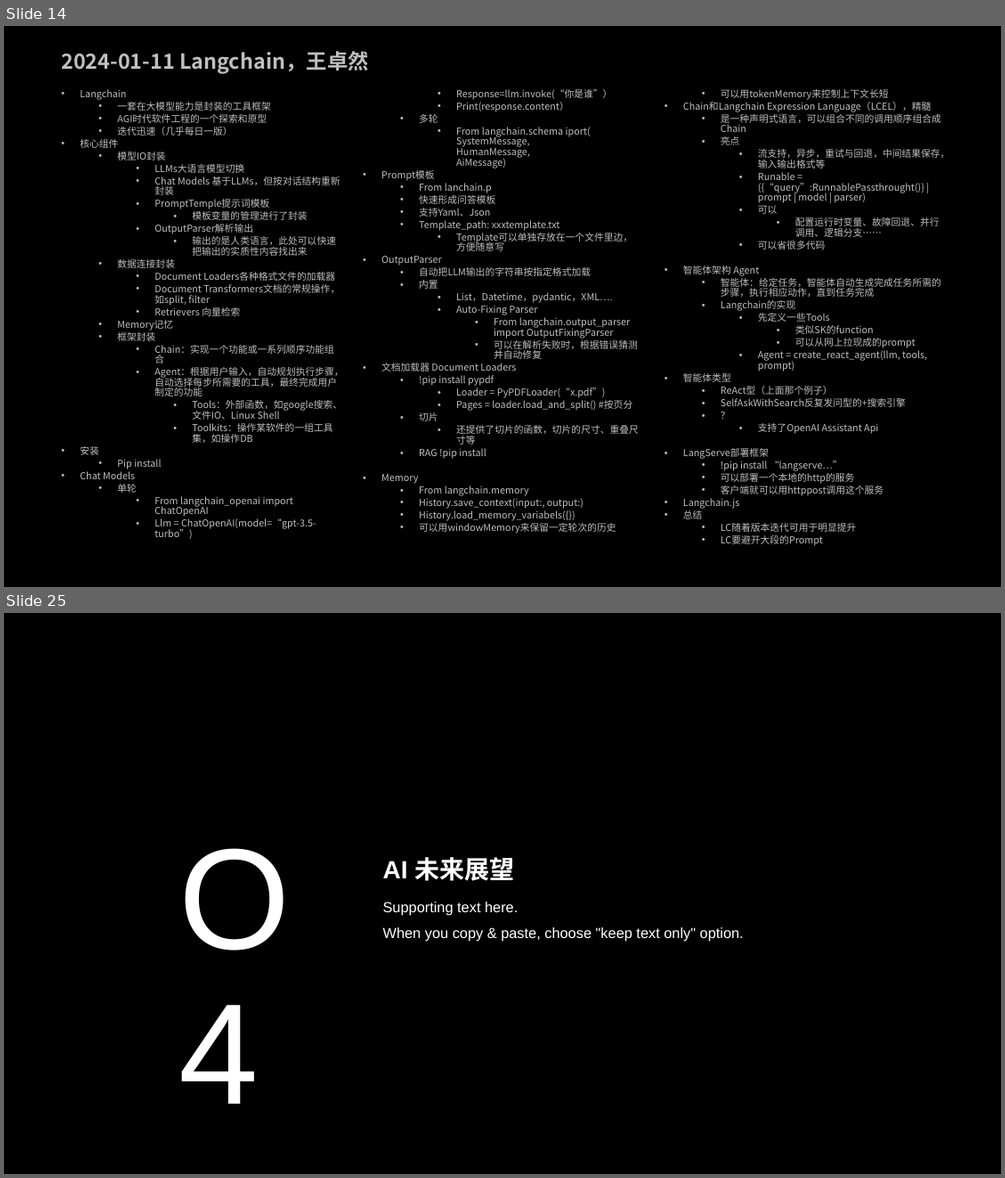
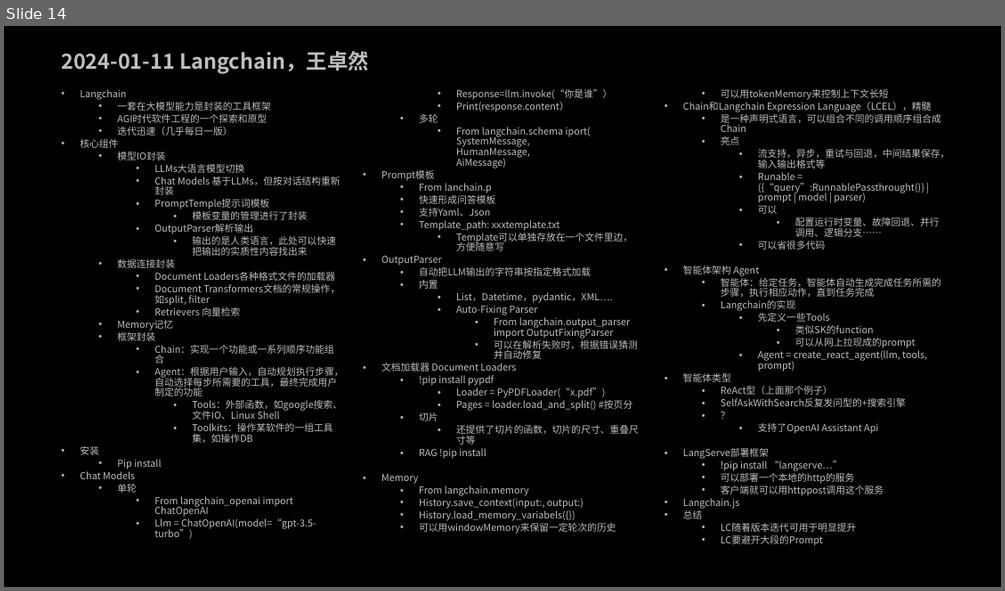
Before and after one commit to MartinChen1973/ZhihuAi, a slide deck: _知乎AI大模型课堂笔记.pptx. Shown one above the other, each under a label of ours: slides 14 and 25 before the commit, slide 14 after it; the slides between them are not shown. The pictures are 1005x1178 and 1005x591 pixels, drawn with LibreOffice and Linux fonts; fonts in the diff are those of the drawing; background and template pictures are left out. Boxes give left, top, right and bottom in pixels: in the first picture for what was removed or moved away, otherwise in the second. Text is boxed around its words. In the diff, an @@ line names an element or a change of style, - is before the commit and + after.

```diff
--- a/_知乎AI大模型课堂笔记.pptx
+++ b/_知乎AI大模型课堂笔记.pptx
@@ slide 25 removed at (x1=4, y1=613, x2=1001, y2=1174), background picture (left out) @@
@@ text removed at (x1=171, y1=821, x2=319, y2=952) @@
-O4
@@ title removed at (x1=383, y1=857, x2=514, y2=881) @@
-AI 未来展望
@@ text removed at (x1=383, y1=901, x2=744, y2=941) @@
-Supporting text here.
-When you copy & paste, choose "keep text only" option.
```
Also in this commit, not shown: 1 slide added, 12 other slides removed.
